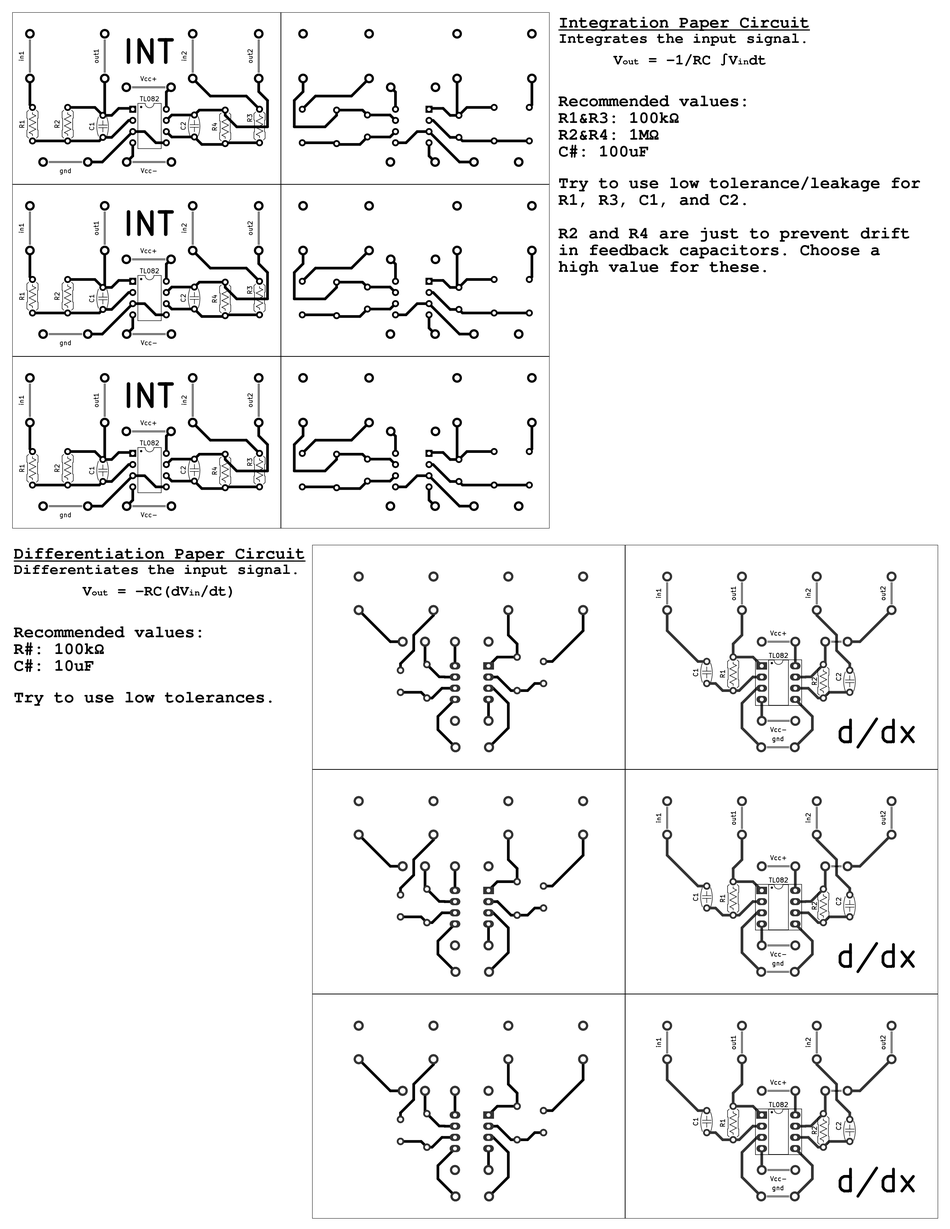
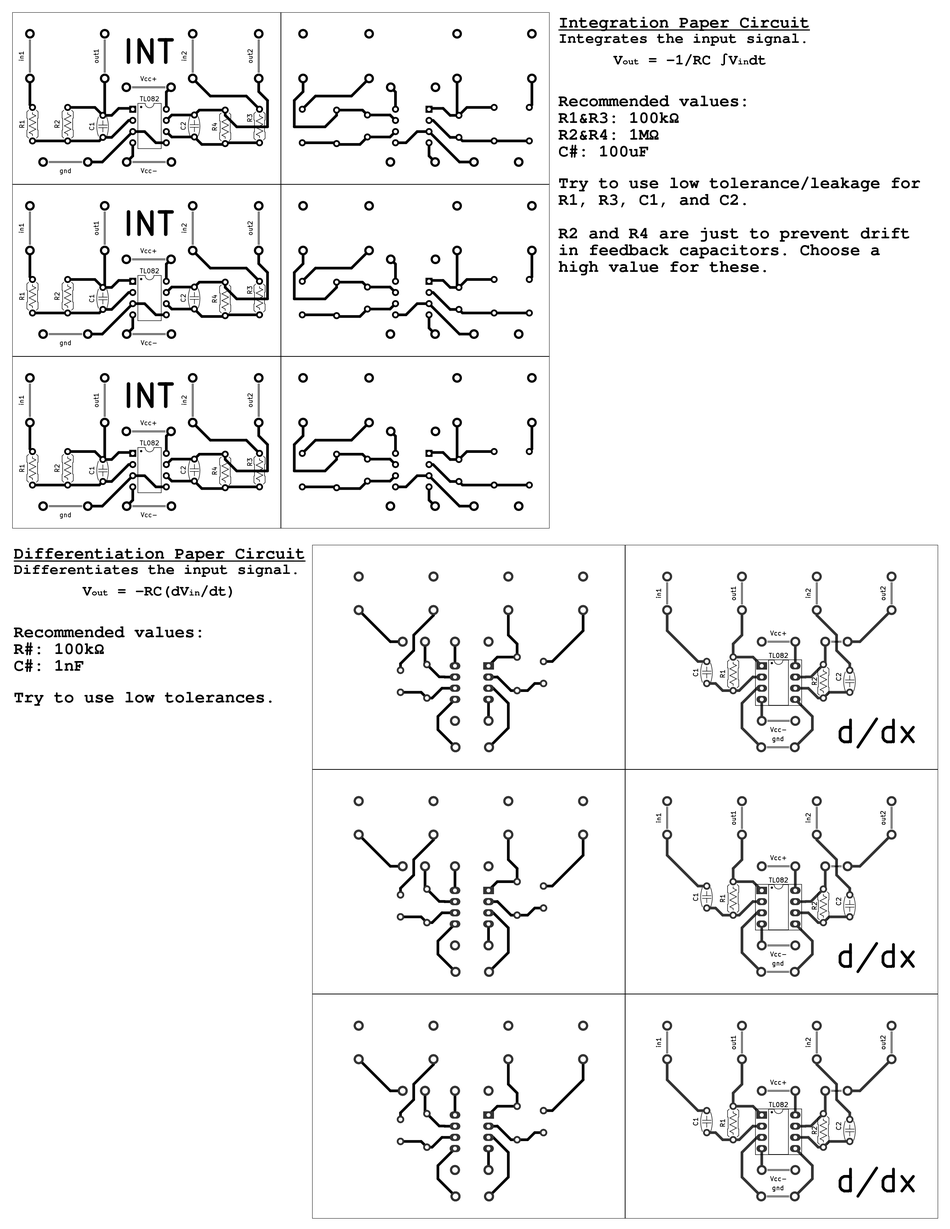
Before/after of a 950 x 1229 layered artwork. What changed in the layer stack:
painted on "Differentiation Paper Circuit ..." over (x1=64, y1=660, x2=94, y2=672)
